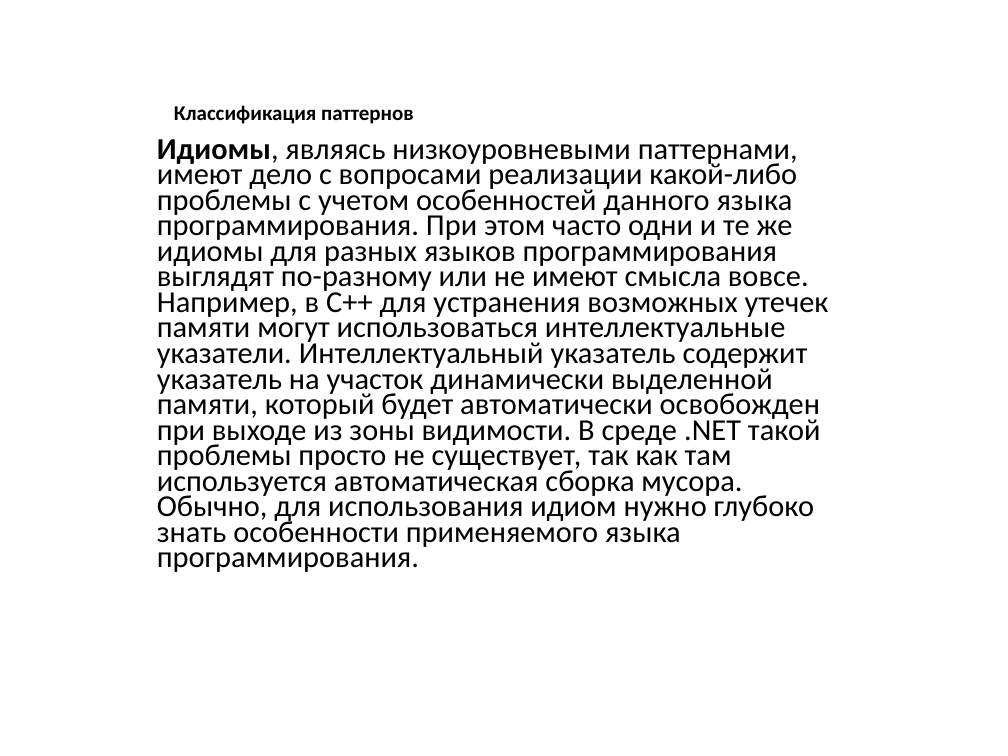
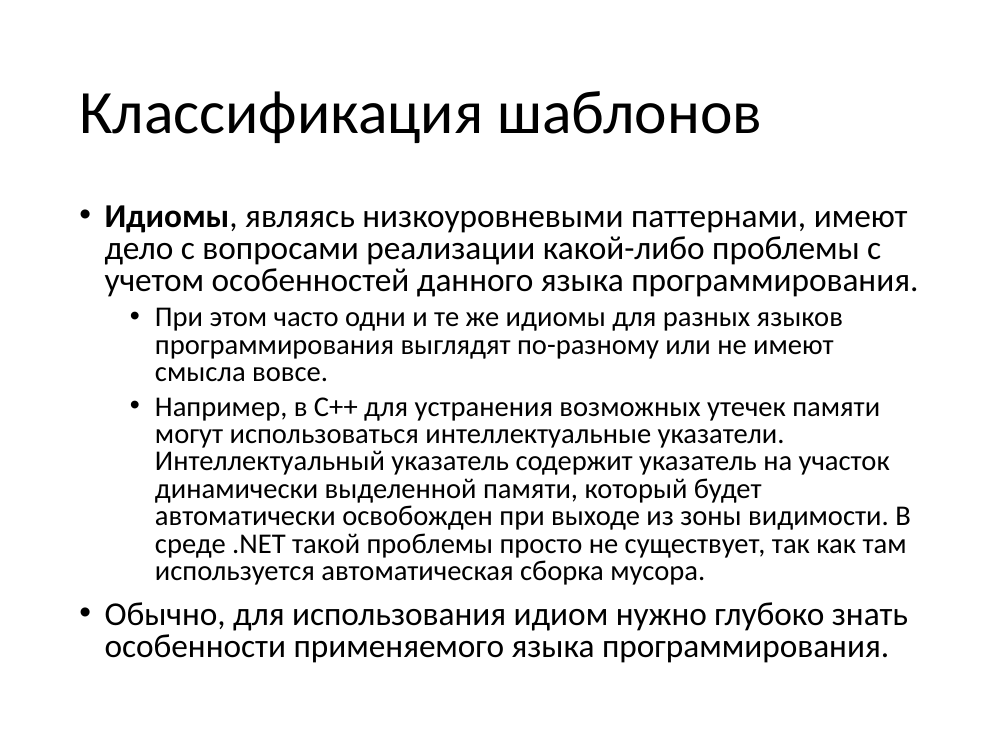
Before and after one commit to pelipas/OOP_2017, a slide deck: slide 8 of 2 семестр/03 Шаблоны. Порождающие шаблоны.pptx (slide 9 before the commit). Drawn at 1008x756 pixels with LibreOffice and Linux fonts; fonts in the diff are those of the drawing. Boxes give left, top, right and bottom in pixels: in the first picture for what was removed or moved away, otherwise in the second. Text is boxed around its words. In the diff, an @@ line names an element or a change of style, - is before the commit and + after.

```diff
--- a/2 семестр/03 Шаблоны. Порождающие шаблоны.pptx
+++ b/2 семестр/03 Шаблоны. Порождающие шаблоны.pptx
@@ title at bbox=[79, 91, 762, 143]: text changed; size 15 to 44 pt; bold off @@
-Классификация паттернов
+Классификация шаблонов
@@ text at bbox=[105, 205, 918, 663]: text changed; size 21.7 to 20.4 pt @@
-Идиомы, являясь низкоуровневыми паттернами, имеют дело с вопросами реализации какой-либо проблемы с учетом особенностей данного языка программирования. При этом часто одни и те же идиомы для разных языков программирования выглядят по-разному или не имеют смысла вовсе. Например, в C++ для устранения возможных утечек памяти могут использоваться интеллектуальные указатели. Интеллектуальный указатель содержит указатель на участок динамически выделенной памяти, который будет автоматически освобожден при выходе из зоны видимости. В среде .NET такой проблемы просто не существует, так как там используется автоматическая сборка мусора. Обычно, для использования идиом нужно глубоко знать особенности применяемого языка программирования.
+• Идиомы, являясь низкоуровневыми паттернами, имеют дело с вопросами реализации какой-либо проблемы с учетом особенностей данного языка программирования.
+  • При этом часто одни и те же идиомы для разных языков программирования выглядят по-разному или не имеют смысла вовсе.
+  • Например, в C++ для устранения возможных утечек памяти могут использоваться интеллектуальные указатели. Интеллектуальный указатель содержит указатель на участок динамически выделенной памяти, который будет автоматически освобожден при выходе из зоны видимости. В среде .NET такой проблемы просто не существует, так как там используется автоматическая сборка мусора.
+• Обычно, для использования идиом нужно глубоко знать особенности применяемого языка программирования.
```
Also in this commit, not shown: 16 other slides changed, 21 slides added, 17 slides removed, 8 other files.
